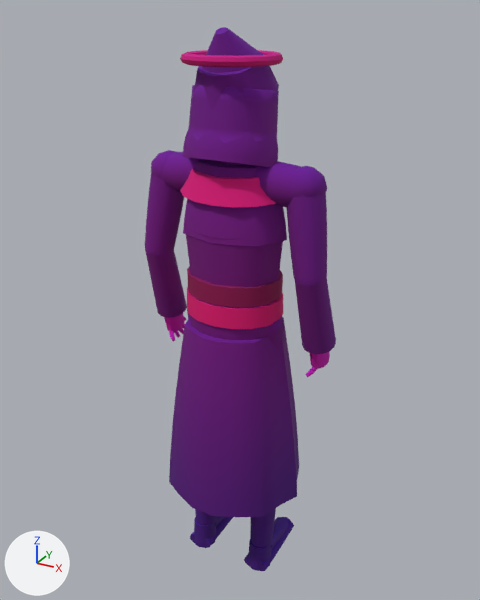
An edit to the glTF model assets/kit/skel_echo.glb, drawn before and after from the same camera.
Before and after are seen from a 50 mm camera at (0.938, -1.671, 1.854) aimed at (-0.004, 0.043, 0.997). Every picture has the same lights, and +X, +Y and +Z are marked at lower left. The older version comes first. Vertices at exactly the same position are counted once.

The older version as bpy lines, for what is in view:
```python
me_echo = bpy.data.meshes.new('echo')
me_echo.from_pydata(...)  # 2719 vertices, 5160 faces; spans x -0.32..0.32, y -0.22..0.22, z 0.0..1.81
# faces by material slot: [3896, 92, 12, 576, 80, 504]
me_echo.materials.append(mat_m_wraith)
me_echo.materials.append(mat_m_leather)
me_echo.materials.append(mat_m_brass)
me_echo.materials.append(mat_m_wax)
me_echo.materials.append(mat_m_iron)
me_echo.materials.append(mat_m_gold)
ob_echo = bpy.data.objects.new('echo', me_echo)
ob_echo.location = (0.0, 0.0, 0.0)
```
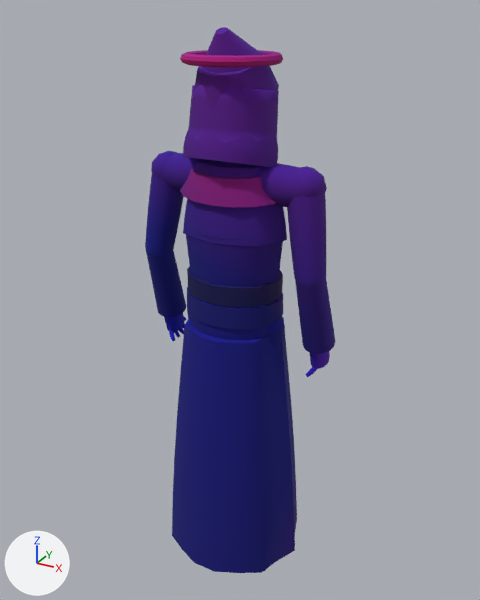
Pixel boxes [x1, y1, x2, y2] of what changed, in the pictures (480 x 600 px; the box of a moved part takes in the faces that stretch with it):
'echo', reshaped, recoloured
    before: [145, 27, 336, 571]
    after: [145, 27, 335, 573]
part 1 of me_echo, moved or reshaped
    before: [169, 318, 299, 517]
    after: [172, 318, 297, 573]
part 2 of me_echo, recoloured (darker)
    before: [145, 177, 333, 486]
    after: [145, 177, 332, 533]
part 3 of me_echo, recoloured
    both: [147, 27, 335, 376]
part 4 of me_echo, recoloured
    before: [169, 412, 299, 571]
    after: [172, 450, 297, 573]
part 5 of me_echo, recoloured (purple)
    before: [212, 517, 294, 571]

The edits, one by one:
me_echo has 2719 vertices, 5160 faces and spans x -0.32..0.32, y -0.22..0.22, z 0.0..1.81.
me_echo is used by ob_echo; location (0.0, 0.0, 0.0).
me_echo part 1: the loose piece of 108 vertices spanning x -0.24..0.24, y -0.22..0.22, z 0.34..0.94 is scaled about its middle by (1, 1, 1.4), then moved by (0.0, 0.0, -0.12).
me_echo part 2: 1797 faces centred in x -0.32..0.32, y -0.21..0.19, z 0.5..1.44 are repainted in the vertex colours; the middle colour goes from pink #e700c4 to blue #0000c4.
me_echo part 3: 2202 faces centred in x -0.32..0.32, y -0.15..0.13, z 0.52..1.81 are repainted in the vertex colours; the middle colour goes from pink #dc00d6 to purple #8800d6.
me_echo part 4: 714 faces centred in x -0.23..0.23, y -0.22..0.22, z 0.01..0.56 are repainted in the vertex colours; the middle colour goes from purple #8f00c1 to blue #0000c1.
me_echo part 5: 447 faces centred in x -0.17..0.32, y -0.16..0.21, z 0.01..0.91 are repainted in the vertex colours; the middle colour goes from purple #8300b3 to purple #4900b3.
